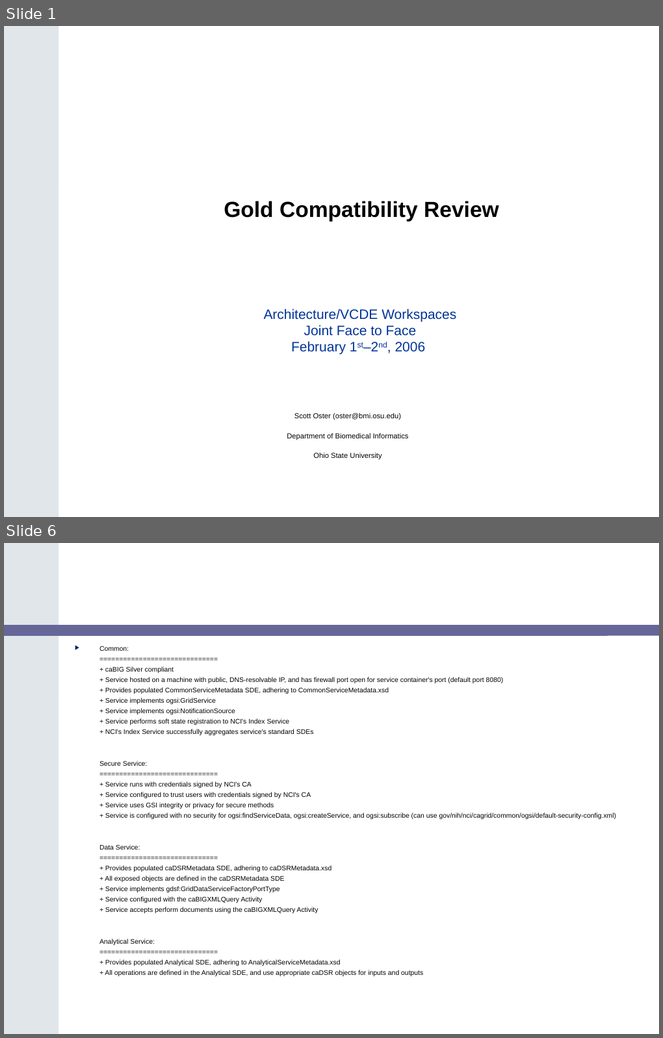
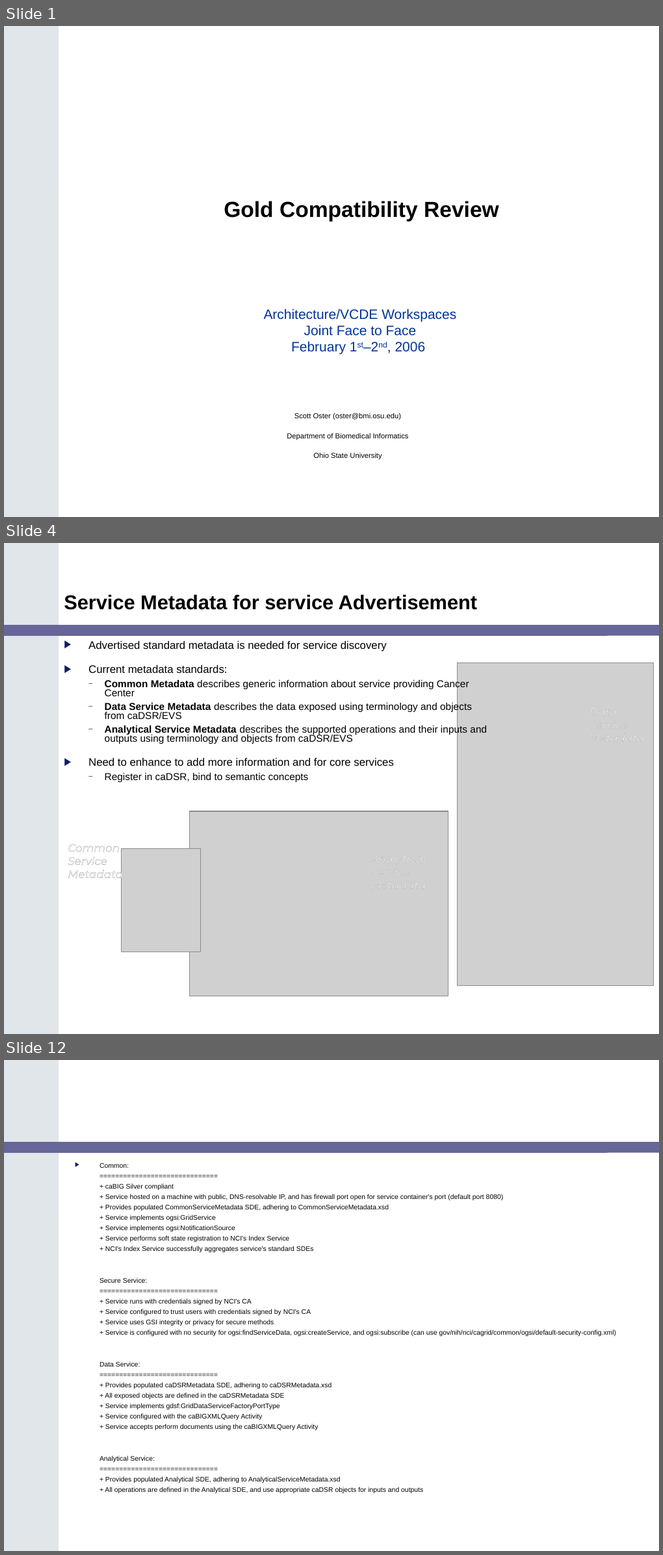
Before and after one commit to NCIP/cagrid-portal, a slide deck: cagrid-1-0/Documentation/presentations/200602_VCDE_ARCH/Gold_Review_Arch_VCDE_Feb1.ppt. Shown one above the other, each under a label of ours: slides 1 and 6 before the commit, slides 1, 4 and 12 after it; the slides between them are not shown. The pictures are 663x1038 and 663x1555 pixels, drawn with LibreOffice and Linux fonts; fonts in the diff are those of the drawing; grey boxes stand for pictures; background and template pictures are left out. Boxes give left, top, right and bottom in pixels: in the first picture for what was removed or moved away, otherwise in the second. Text is boxed around its words. In the diff, an @@ line names an element or a change of style, - is before the commit and + after.

```diff
--- a/cagrid-1-0/Documentation/presentations/200602_VCDE_ARCH/Gold_Review_Arch_VCDE_Feb1.ppt
+++ b/cagrid-1-0/Documentation/presentations/200602_VCDE_ARCH/Gold_Review_Arch_VCDE_Feb1.ppt
@@ slide 4 added at [4,543,659,1034], background #FFFFFF; not listed: 2 template elements that a slide beside it also shows @@
@@ title added at [64,594,478,610], 22 pt, text #000000, bold @@
+Service Metadata for service Advertisement
@@ text added at [88,641,487,782], 11 pt, text #000000 @@
+▶ Advertised standard metadata is needed for service discovery
+▶ Current metadata standards:
+  – Common Metadata describes generic information about service providing Cancer Center
+  – Data Service Metadata describes the data exposed using terminology and objects from caDSR/EVS
+  – Analytical Service Metadata describes the supported operations and their inputs and outputs using terminology and objects from caDSR/EVS
+▶ Need to enhance to add more information and for core services
+  – Register in caDSR, bind to semantic concepts
@@ picture added at [458,663,654,986] @@
@@ text added at [589,709,644,745], 12 pt, text #FFFFFF, italic @@
+Data
+Service
+Metadata
@@ picture added at [189,811,448,997] @@
@@ text added at [68,845,123,881], 12 pt, text #FFFFFF, italic @@
+Common
+Service
+Metadata
@@ picture added at [122,849,200,953] @@
@@ text added at [371,858,426,886], 12 pt, text #FFFFFF, italic @@
+Analytical
+Service
+Metadata
@@ what was slide 6 is now slide 12 @@
```
Also in this commit, not shown: 9 other slides added, 3 slides removed.
